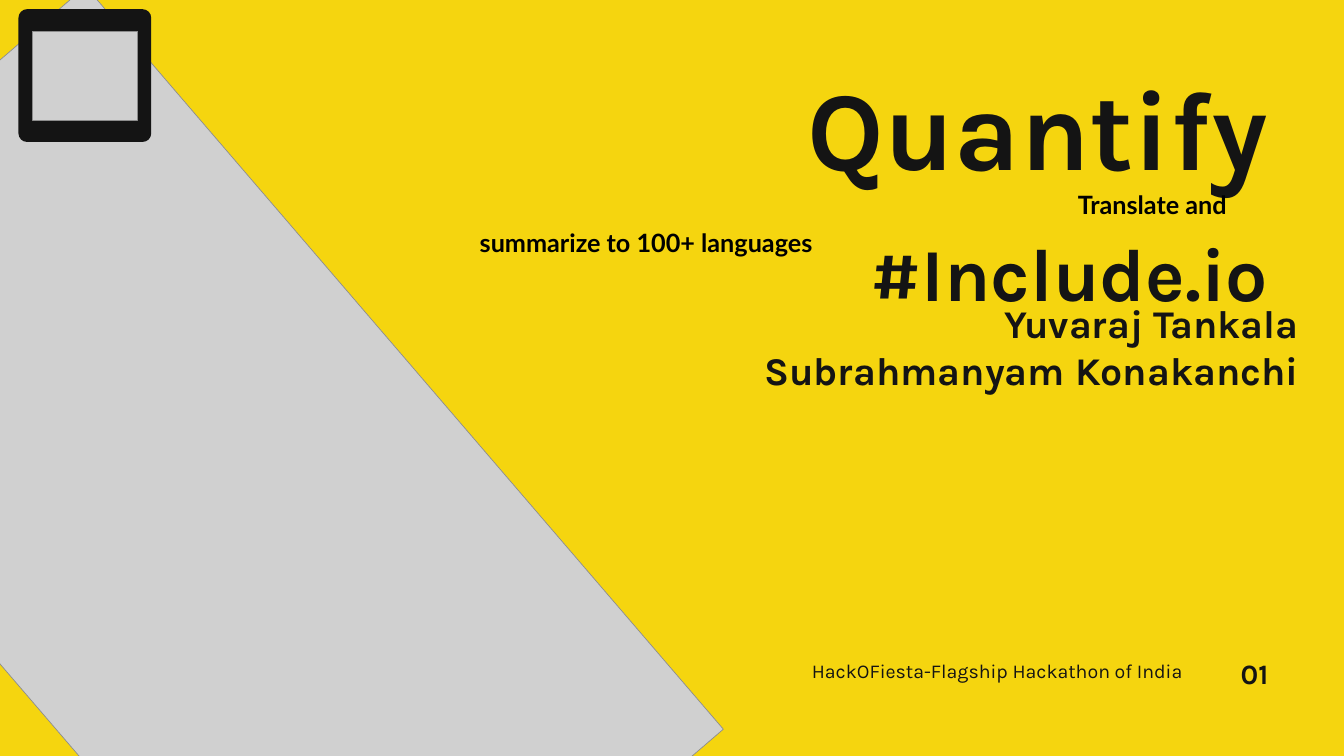
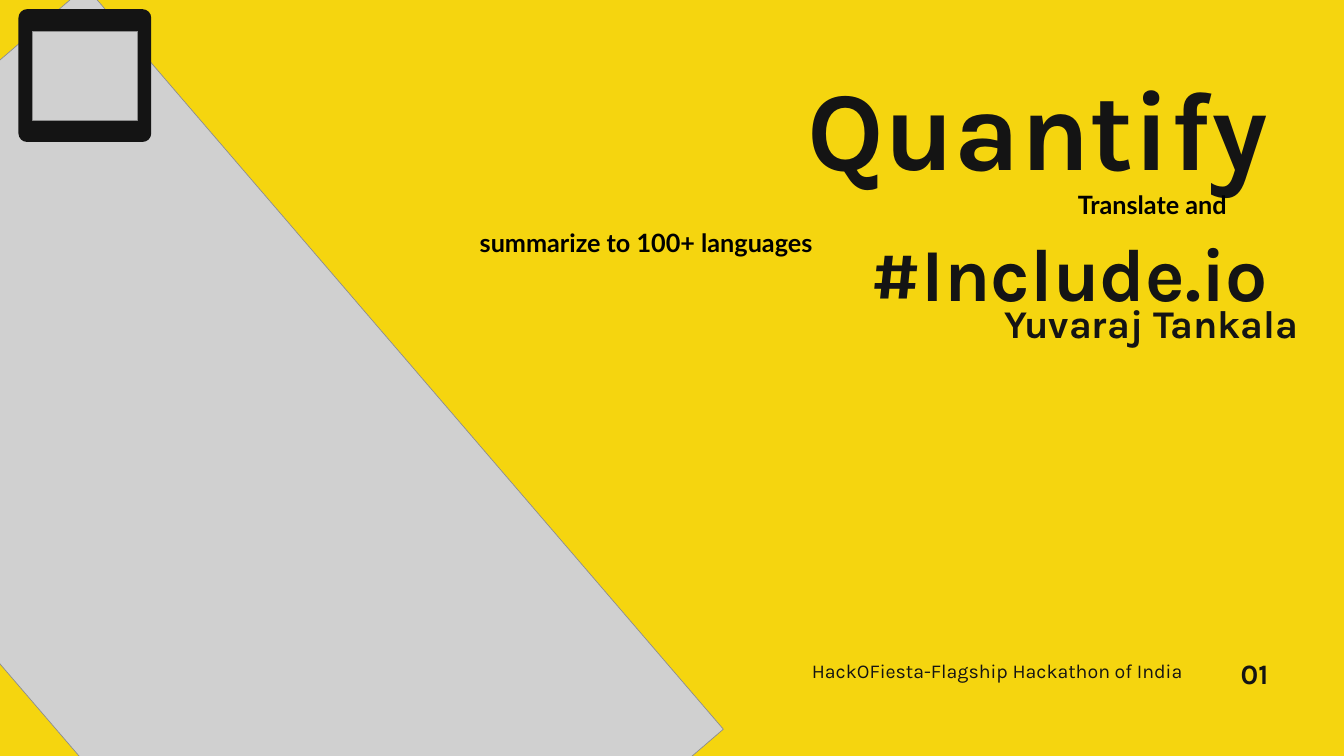
Before and after one commit to yuvaraj-06/multilingual-summarizer, a slide deck: slide 1 of Include.io.pptx. Drawn at 1344x756 pixels with LibreOffice and Linux fonts; fonts in the diff are those of the drawing; grey boxes stand for pictures. Boxes give left, top, right and bottom in pixels: in the first picture for what was removed or moved away, otherwise in the second. Text is boxed around its words. In the diff, an @@ line names an element or a change of style, - is before the commit and + after.

Commit message:
Added Files misc fixes

```diff
--- a/Include.io.pptx
+++ b/Include.io.pptx
@@ text at <box>764,357,1299,395</box>: paragraph removed @@
-Subrahmanyam Konakanchi
```
